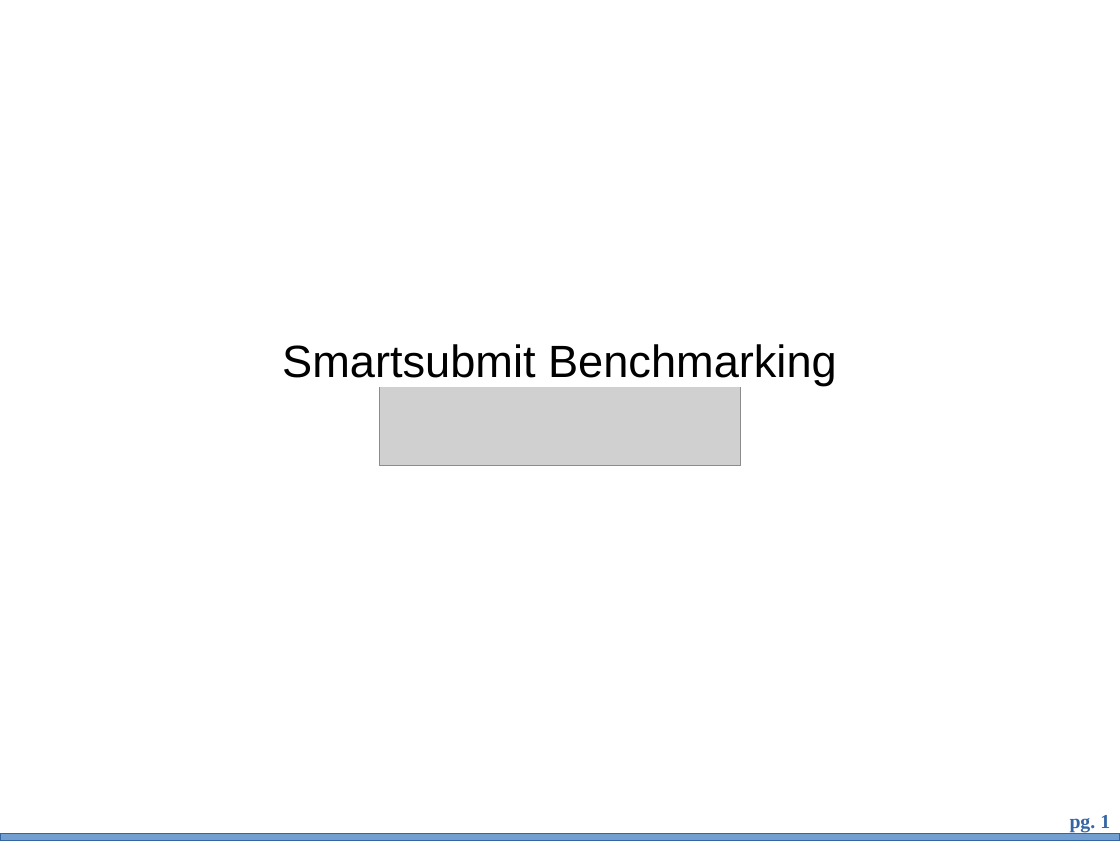
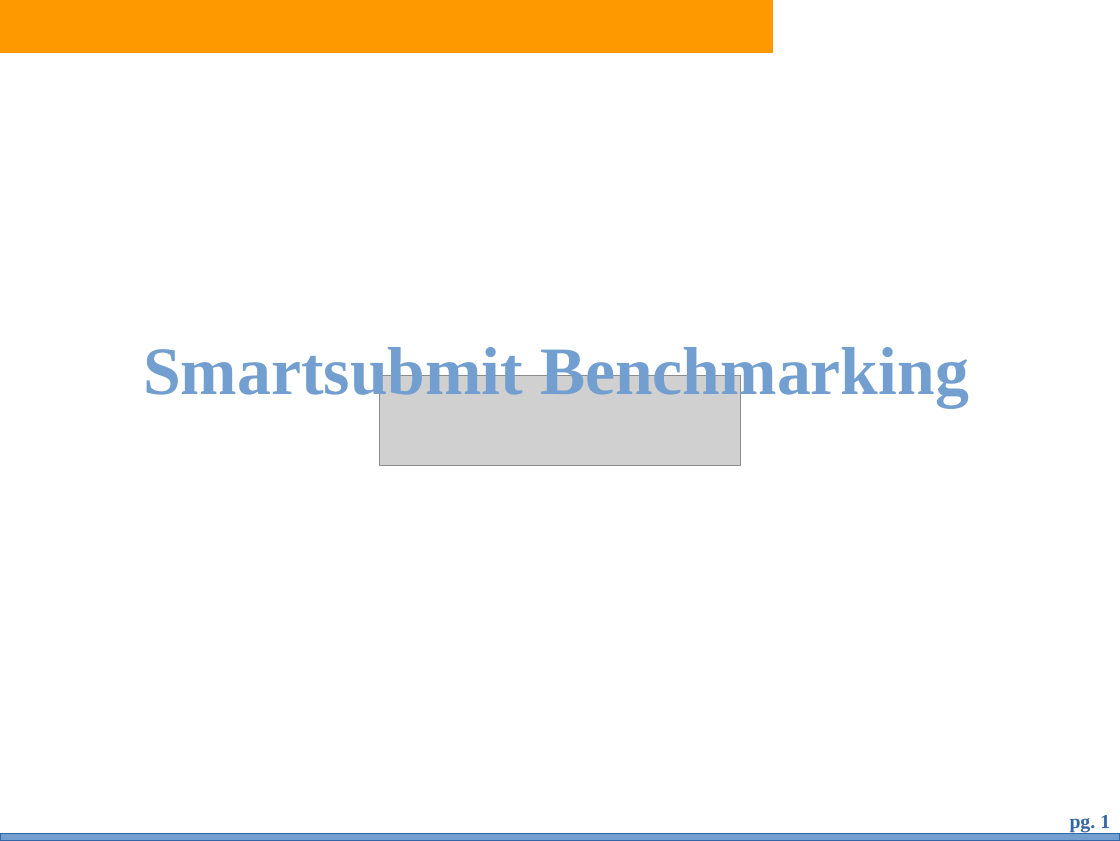
Before and after one commit to bth5032/smartsubmit, a slide deck: slide 1 of Presentations/benchmarking/bench.odp. Drawn at 1120x841 pixels with LibreOffice and Linux fonts; fonts in the diff are those of the drawing; grey boxes stand for pictures; background and template pictures are left out. Boxes give left, top, right and bottom in pixels: in the first picture for what was removed or moved away, otherwise in the second. Text is boxed around its words. In the diff, an @@ line names an element or a change of style, - is before the commit and + after.

Commit message:
presentation update

```diff
--- a/Presentations/benchmarking/bench.odp
+++ b/Presentations/benchmarking/bench.odp
@@ rectangle added at (x1=0, y1=0, x2=772, y2=52), fill #FF9900, outline #FF9900 0 pt @@
@@ subtitle "Smartsubmit Benchmarking" moved from (x1=282, y1=344, x2=837, y2=385) to (x1=143, y1=347, x2=969, y2=407) @@
@@ subtitle "Smartsubmit Benchmarking" at (x1=143, y1=347, x2=969, y2=407): size 32 to 48 pt, font Arial to Times New Roman, text colour #000000 to #729FCF, highlight #FFFFFF to none, bold on @@
```
Also in this commit, not shown: 1 other slide changed, 2 slides added, 1 slide removed, 3 other files.
